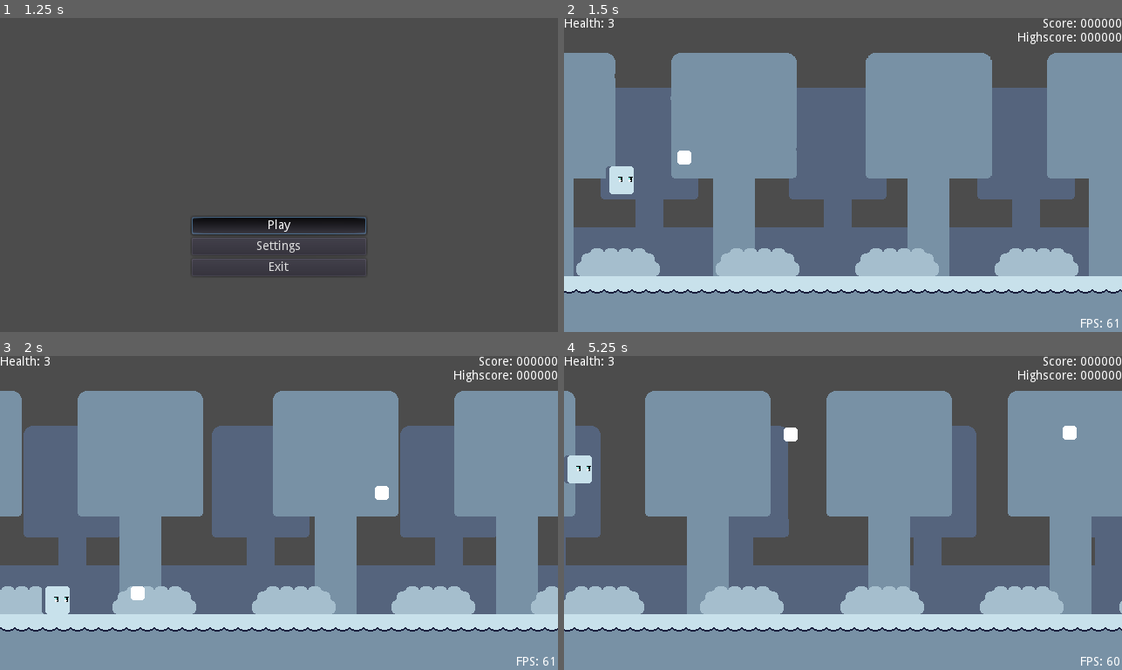
Above: before the commit, frames 1-4 (two rows, left to right).
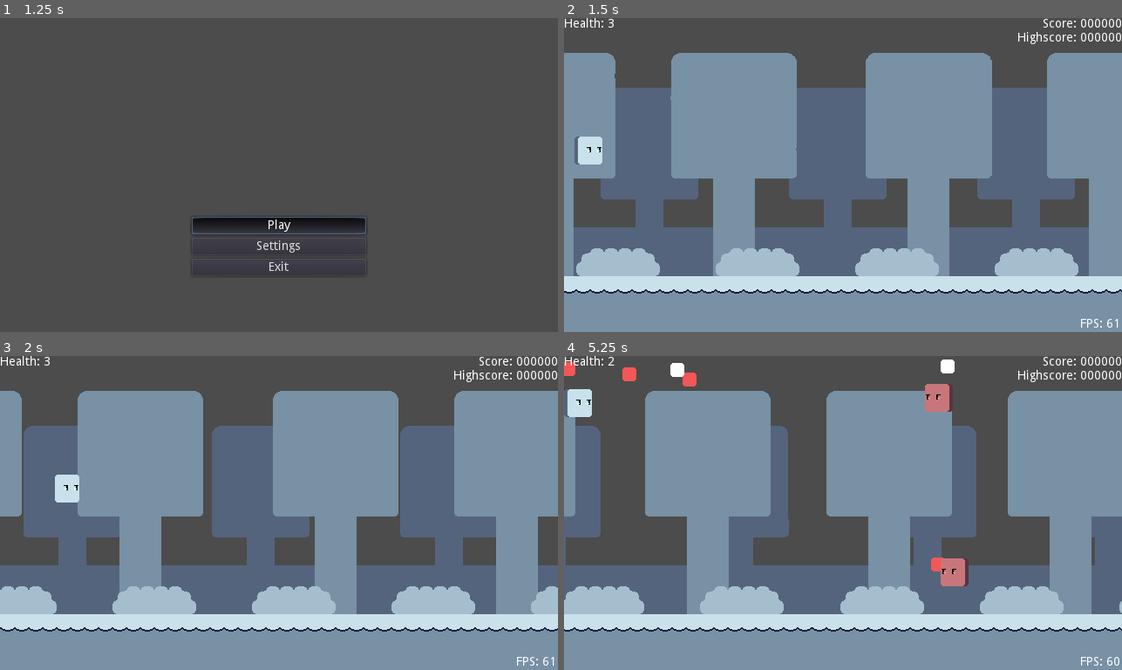
Above: after the commit, the same moments.

Repository: NexusrexDev/Geoshootria
Game: Godot game, scene res://Scenes/Rooms/MainMenu.tscn
The game is run twice, just before and just after one commit, with the same random seed, the same clock (stepped at 60 frames per second) and the same inputs.
Inputs:
- Up to frame 1 (1.25 s): tap Enter (ui_select) at 0.5 s; hold D (ui_right) from 0.53 s (still down); hold Space (ui_accept) from 0.53 s (still down)
- Up to frame 2 (1.5 s): release D (ui_right) at 1.28 s; release Space (ui_accept) at 1.28 s; hold S (ui_down) from 1.28 s (still down); tap Space (ui_accept) at 1.35 s
- Up to frame 3 (2 s): keep holding S (ui_down); tap Space (ui_accept) at 1.52, 1.82 s
- Up to frame 4 (5.25 s): release S (ui_down) at 2.03 s; hold D (ui_right) 2.03-2.78 s; hold Space (ui_accept) 2.03-2.78 s; hold W (ui_up) 2.78-3.53 s; tap Space (ui_accept) at 2.85, 3.02, 3.32, 4.35, 4.52, 4.82 s; hold Space (ui_accept) 3.53-4.28 s; hold A (ui_left) 3.53-5.03 s; hold S (ui_down) from 5.03 s (still down); hold Space (ui_accept) from 5.03 s (still down)

Frame 1 is identical in both runs. In frame 2, 1.0% of the frame differs, in the area x 1-23%, y 37-57%; in frame 3, 1.0%; in frame 4, 2.5%, in the area x 0-92%, y 1-74%.

Commit message:
Finished tasks 24 and 23 [Player] Figuring out how will an intro be made, [Spawner] Incrementing the finishedPatterns variable

Diff:
--- a/Scenes/Objects/Spawner.tscn
+++ b/Scenes/Objects/Spawner.tscn
@@ -11,6 +11,7 @@
 [ext_resource path="res://Scenes/Objects/Enemies/rungunEnemy.tscn" type="PackedScene" id=9]
 
 [node name="Spawner" type="Node"]
+pause_mode = 1
 script = ExtResource( 1 )
 enemyRange = 65
 bossRange = 15
--- a/Scenes/Rooms/Level.tscn
+++ b/Scenes/Rooms/Level.tscn
@@ -20,6 +20,51 @@
 [ext_resource path="res://Scenes/Objects/Enemies/normalEnemy.tscn" type="PackedScene" id=18]
 [ext_resource path="res://Assets/Prototype/Audio/gamefirst.ogg" type="AudioStream" id=19]
 
+[sub_resource type="Animation" id=5]
+resource_name = "Intro"
+length = 1.1
+step = 0.05
+tracks/0/type = "value"
+tracks/0/path = NodePath("Player:position")
+tracks/0/interp = 1
+tracks/0/loop_wrap = true
+tracks/0/imported = false
+tracks/0/enabled = true
+tracks/0/keys = {
+"times": PoolRealArray( 0, 0.5, 1 ),
+"transitions": PoolRealArray( 0.5, -2, 1 ),
+"update": 0,
+"values": [ Vector2( -64, 168 ), Vector2( 80, 168 ), Vector2( 64, 168 ) ]
+}
+tracks/1/type = "method"
+tracks/1/path = NodePath("Player")
+tracks/1/interp = 1
+tracks/1/loop_wrap = true
+tracks/1/imported = false
+tracks/1/enabled = true
+tracks/1/keys = {
+"times": PoolRealArray( 1.05 ),
+"transitions": PoolRealArray( 1 ),
+"values": [ {
+"args": [  ],
+"method": "enableControl"
+} ]
+}
+tracks/2/type = "method"
+tracks/2/path = NodePath("Spawner")
+tracks/2/interp = 1
+tracks/2/loop_wrap = true
+tracks/2/imported = false
+tracks/2/enabled = true
+tracks/2/keys = {
+"times": PoolRealArray( 1.1 ),
+"transitions": PoolRealArray( 1 ),
+"values": [ {
+"args": [  ],
+"method": "startSpawner"
+} ]
+}
+
 [sub_resource type="RectangleShape2D" id=1]
 extents = Vector2( 320, 32 )
 
@@ -34,8 +79,12 @@
 
 [node name="Level" type="Node2D"]
 
+[node name="AnimationPlayer" type="AnimationPlayer" parent="."]
+autoplay = "Intro"
+anims/Intro = SubResource( 5 )
+
 [node name="Player" parent="." instance=ExtResource( 1 )]
-position = Vector2( 64, 168 )
+position = Vector2( -64, 168 )
 speed = 250
 debugEnemy = ExtResource( 18 )
 debugVector = Vector2( 688, 296 )
@@ -123,13 +172,13 @@
 
 [node name="Spawner" parent="." instance=ExtResource( 7 )]
 enemyPatterns = [ ExtResource( 10 ), ExtResource( 16 ), ExtResource( 15 ), ExtResource( 13 ), ExtResource( 12 ), ExtResource( 17 ), ExtResource( 14 ), ExtResource( 9 ) ]
+bossPatterns = [ ExtResource( 11 ), ExtResource( 11 ) ]
 empoweringPattern = ExtResource( 11 )
-selectionMinMax = [ 8, 7 ]
+selectionMinMax = [ 3, 7 ]
 
 [node name="Music" type="AudioStreamPlayer" parent="."]
 pause_mode = 2
 stream = ExtResource( 19 )
-autoplay = true
 bus = "Music"
 
 [connection signal="death" from="Player" to="HUD" method="gameOver"]
--- a/Scenes/Rooms/MainMenu.tscn
+++ b/Scenes/Rooms/MainMenu.tscn
@@ -167,7 +167,6 @@
 
 [node name="Music" type="AudioStreamPlayer" parent="."]
 stream = ExtResource( 3 )
-autoplay = true
 bus = "Music"
 
 [connection signal="pressed" from="Main/Play" to="." method="playPressed"]
--- a/Scripts/Player.gd
+++ b/Scripts/Player.gd
@@ -2,9 +2,10 @@
 extends KinematicBody2D
 
 # Variables
-var health = 3
+var health : int = 3
 export var speed = 200
-var motion = Vector2.ZERO
+var motion : Vector2 = Vector2.ZERO
+var canControl : bool
 onready var projectileCreator = $projectileCreator
 onready var shootTimer = $shootTimer
 onready var invisTimer = $iframeTimer
@@ -16,11 +17,15 @@
 export(PackedScene) var debugEnemy
 export(Vector2) var debugVector
 
+func _ready():
+	canControl = false
+
 func _process(_delta):
-	if Input.is_action_pressed("ui_accept"):
-		shooting()
+	if canControl:
+		if Input.is_action_pressed("ui_accept"):
+			shooting()
 
-	#Temporary stuff
+	#Debug instantiation code
 	if Input.is_action_just_released("ui_customspawn"):
 		assert(debugEnemy, "No debug objects were found")
 		var enemy = debugEnemy.instance()
@@ -29,18 +34,19 @@
 
 func _physics_process(_delta):
 	# Movement
-	var x_input = Input.get_action_strength("ui_right") - Input.get_action_strength("ui_left")
-	var y_input = Input.get_action_strength("ui_down") - Input.get_action_strength("ui_up")
+	if canControl:
+		var x_input = Input.get_action_strength("ui_right") - Input.get_action_strength("ui_left")
+		var y_input = Input.get_action_strength("ui_down") - Input.get_action_strength("ui_up")
 
-	if x_input != 0:
-		motion.x = lerp(motion.x, x_input, .25)
-	else:
-		motion.x = lerp(motion.x, 0, .25)
+		if x_input != 0:
+			motion.x = lerp(motion.x, x_input, .25)
+		else:
+			motion.x = lerp(motion.x, 0, .25)
 
-	if y_input != 0:
-		motion.y = lerp(motion.y, y_input, .25)
-	else:
-		motion.y = lerp(motion.y, 0, .25)
+		if y_input != 0:
+			motion.y = lerp(motion.y, y_input, .25)
+		else:
+			motion.y = lerp(motion.y, 0, .25)
 
 	move_and_slide(motion * speed)
 
@@ -58,6 +64,9 @@
 			emit_signal("death")
 			queue_free()
 
+func enableControl():
+	canControl = true
+
 func _on_DamageBox_area_entered(area):
 	if area.is_in_group("enemy"):
 		damage()
--- a/Scripts/Spawner.gd
+++ b/Scripts/Spawner.gd
@@ -24,13 +24,8 @@
 onready var patternTimer = $patternTimer
 onready var enemyTimer = $enemyTimer
 
-func _ready():
-	# This will be removed once an intro animation is made
-	#startSpawner()
-	pass
-
 func startSpawner():
-	# Used to start the pattern, preferably using a signal after finishing the intro anim
+	# Used to start the pattern, using an AnimationPlayer
 	randomize()
 	patternPicker()
 
@@ -117,4 +112,4 @@
 	if currentEnemy == completedEnemies && currentEnemy == fullEnemies:
 		patternTimer.start()
 		# Adding up to the finished patterns counter to increase the range
-		# finishedPatterns += 1
+		finishedPatterns += 1
Not shown: 1 places in Scenes/Rooms/Level.tscn that only renumber resources
